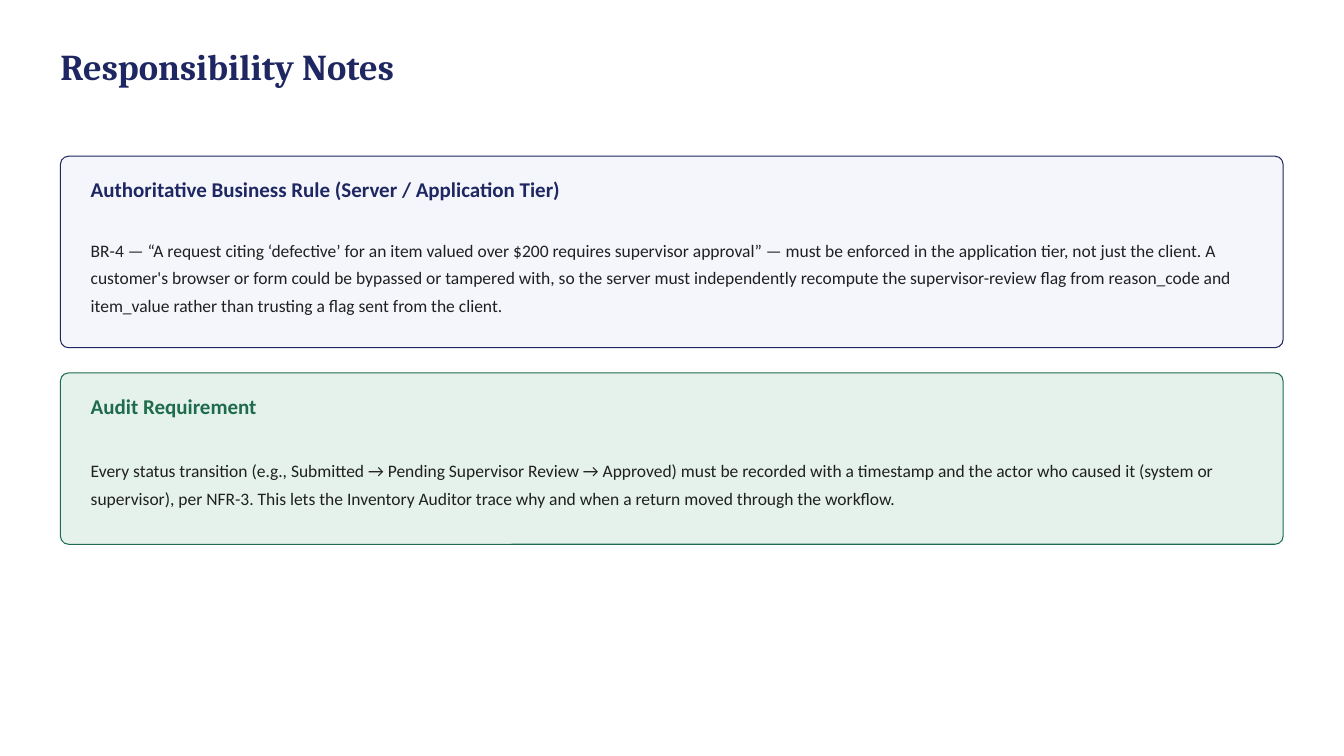
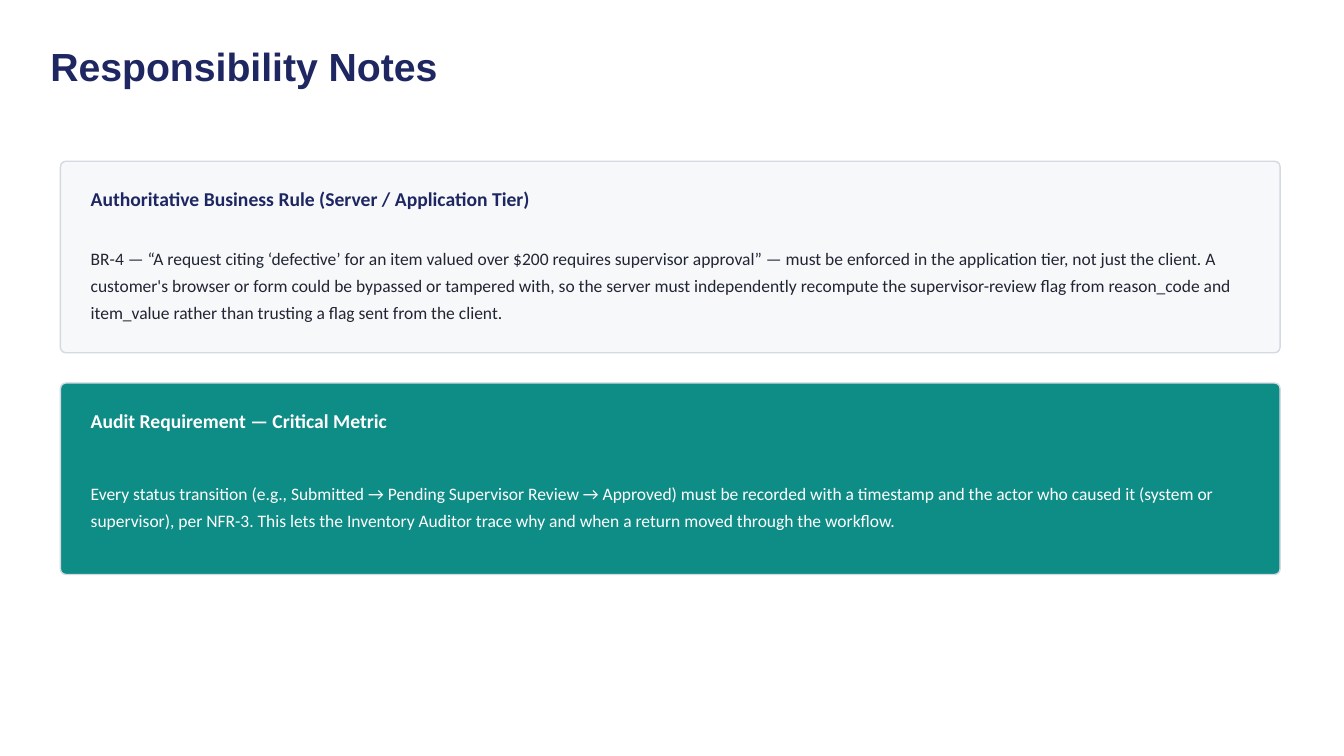
Before and after one commit to mBudnikUH/MIS3371-Section26252-Group7, a slide deck: slide 4 of docs/week3/architecture-v1.pptx. Drawn at 1344x756 pixels with LibreOffice and Linux fonts; fonts in the diff are those of the drawing. Boxes give left, top, right and bottom in pixels: in the first picture for what was removed or moved away, otherwise in the second. Text is boxed around its words. In the diff, an @@ line names an element or a change of style, - is before the commit and + after.

```diff
--- a/docs/week3/architecture-v1.pptx
+++ b/docs/week3/architecture-v1.pptx
@@ text "Responsibility Notes": place and size @@
-text "Responsibility Notes" at bbox=[60, 54, 394, 88]
+text "Responsibility Notes" at bbox=[50, 52, 438, 89]
@@ text "Responsibility Notes" at bbox=[50, 52, 438, 89]: size 26 to 28 pt, font Cambria to Arial @@
@@ rounded rectangle: place and size @@
-rounded rectangle at bbox=[60, 156, 1284, 348]
+rounded rectangle at bbox=[60, 161, 1280, 353]
@@ rounded rectangle at bbox=[60, 161, 1280, 353]: fill #F4F6FC to #F7F8FA; outline #1E2761 0.75 pt to #D5D9E0 1 pt; proportions changed @@
@@ text "Authoritative Business Rule (Server / ...": place and size @@
-text "Authoritative Business Rule (Server / ..." at bbox=[91, 181, 560, 201]
+text "Authoritative Business Rule (Server / ..." at bbox=[91, 191, 529, 209]
@@ text "Authoritative Business Rule (Server / ..." at bbox=[91, 191, 529, 209]: size 15 to 14 pt @@
@@ text "BR-4 — “A request citing ...": place and size @@
-text "BR-4 — “A request citing ..." at bbox=[91, 244, 1231, 315]
+text "BR-4 — “A request citing ..." at bbox=[91, 252, 1231, 322]
@@ text "BR-4 — “A request citing ..." at bbox=[91, 252, 1231, 322]: text colour #202020 to #222533 @@
@@ rounded rectangle: place and size @@
-rounded rectangle at bbox=[60, 373, 1284, 544]
+rounded rectangle at bbox=[60, 383, 1280, 575]
@@ rounded rectangle at bbox=[60, 383, 1280, 575]: fill #E4F2EB to #0E8C86; outline #1E6B4E 0.75 pt to #D5D9E0 1 pt; proportions changed @@
@@ text at bbox=[91, 414, 387, 431]: text changed; size 15 to 14 pt; text colour #1E6B4E to #FFFFFF @@
-Audit Requirement
+Audit Requirement — Critical Metric
@@ text "Every status transition (e.g., Submitted ...": place and size @@
-text "Every status transition (e.g., Submitted ..." at bbox=[91, 464, 1213, 508]
+text "Every status transition (e.g., Submitted ..." at bbox=[91, 487, 1213, 530]
@@ text "Every status transition (e.g., Submitted ..." at bbox=[91, 487, 1213, 530]: text colour #202020 to #FFFFFF @@
```
Also in this commit, not shown: 3 other slides changed, 2 other files.
